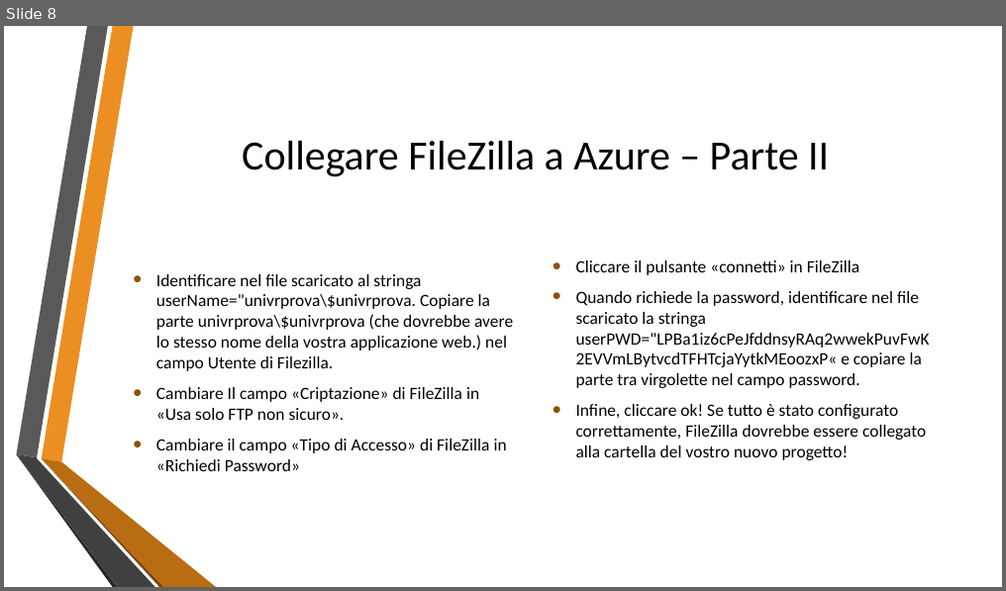
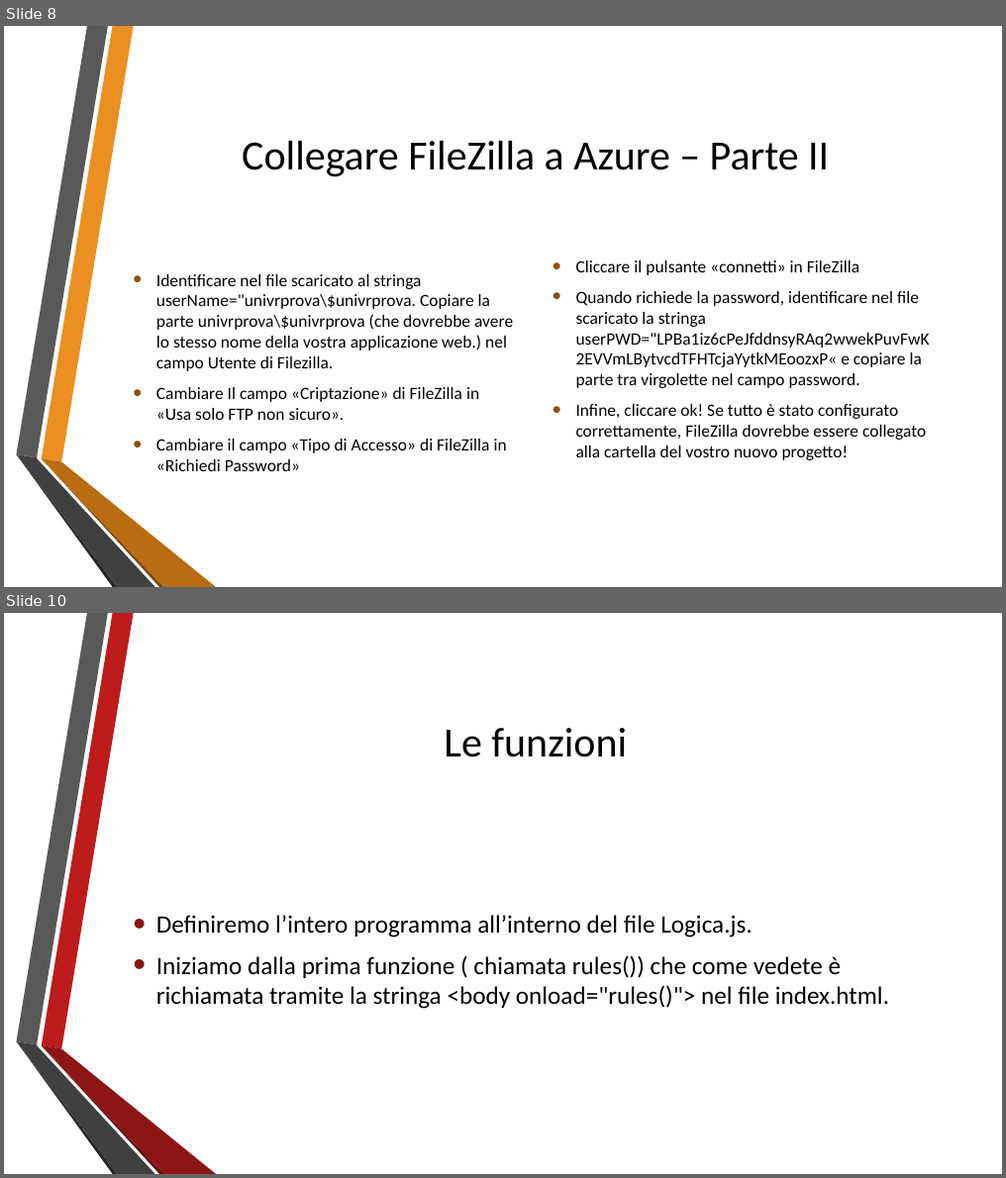
Before and after one commit to lpleo/galileiWebApp, a slide deck: Slide/Presentazione_Evento.pptx. Shown one above the other, each under a label of ours: slide 8 before the commit, slides 8 and 10 after it; the slides between them are not shown. The pictures are 1006x591 and 1006x1178 pixels, drawn with LibreOffice and Linux fonts; fonts in the diff are those of the drawing; background and template pictures are left out. Boxes give left, top, right and bottom in pixels: in the first picture for what was removed or moved away, otherwise in the second. Text is boxed around its words. In the diff, an @@ line names an element or a change of style, - is before the commit and + after.

```diff
--- a/Slide/Presentazione_Evento.pptx
+++ b/Slide/Presentazione_Evento.pptx
@@ slide 10 added at (4, 613, 1002, 1174), background picture (left out); not listed: 3 template elements that a slide beside it also shows @@
@@ freeform shape added at (42, 613, 134, 1050), fill #BC1C1C @@
@@ title added at (444, 728, 627, 758), 40 pt, text #000000 @@
+Le funzioni
@@ text added at (156, 915, 889, 1009), 24 pt, text #000000 @@
+• Definiremo l’intero programma all’interno del file Logica.js.
+• Iniziamo dalla prima funzione ( chiamata rules()) che come vedete è richiamata tramite la stringa <body onload="rules()"> nel file index.html.
@@ freeform shape added at (42, 1047, 164, 1174), fill #5E0E0E @@
@@ freeform shape added at (42, 1046, 216, 1174), fill #8D1515 @@
```
Also in this commit, not shown: 2 slides changed, 13 other slides added.
